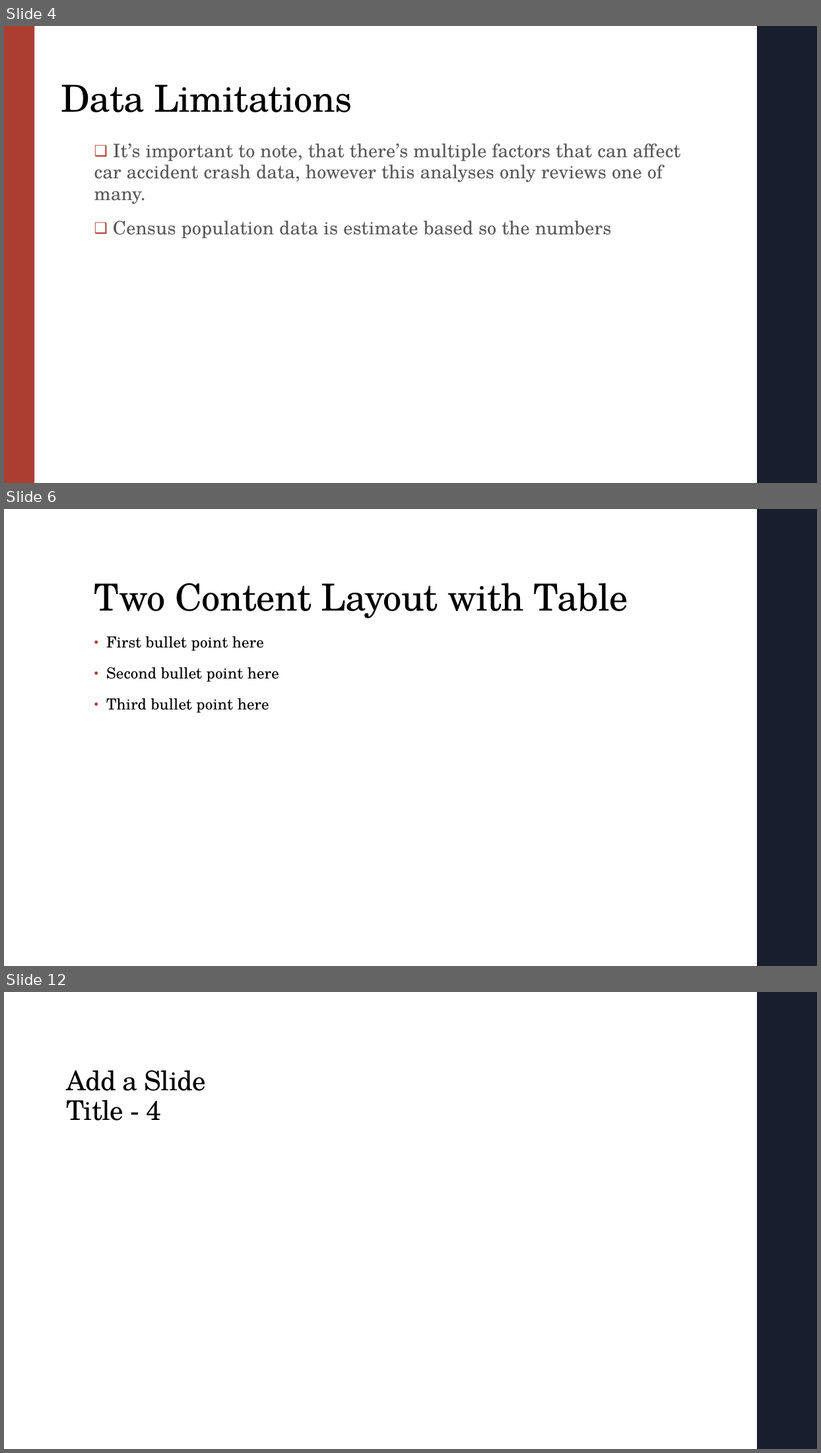
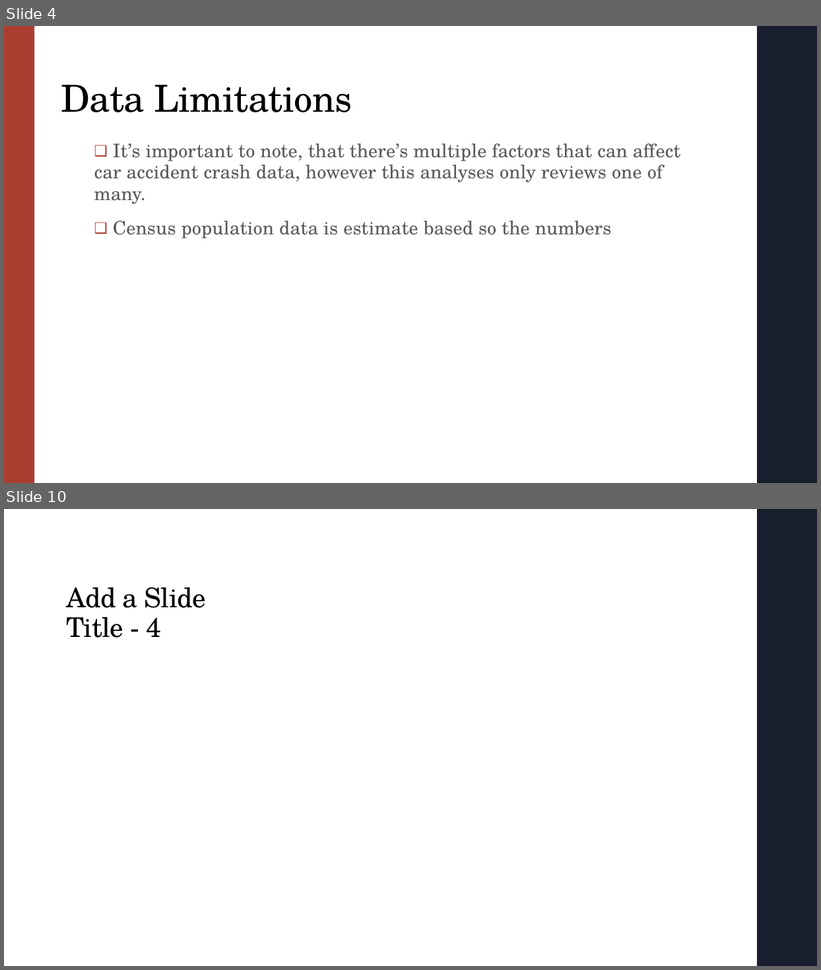
Before and after one commit to igoike/Capstone, a slide deck: Capstone_Presentation.pptx. Shown one above the other, each under a label of ours: slides 4, 6 and 12 before the commit, slides 4 and 10 after it; the slides between them are not shown. The pictures are 821x1453 and 821x970 pixels, drawn with LibreOffice and Linux fonts; fonts in the diff are those of the drawing. Boxes give left, top, right and bottom in pixels: in the first picture for what was removed or moved away, otherwise in the second. Text is boxed around its words. In the diff, an @@ line names an element or a change of style, - is before the commit and + after.

```diff
--- a/Capstone_Presentation.pptx
+++ b/Capstone_Presentation.pptx
@@ slide 6 removed at [4, 509, 817, 966], background #FFFFFF; not listed: 1 template element that a slide beside it also shows @@
@@ title removed at [94, 583, 628, 619] @@
-Two Content Layout with Table
@@ text removed at [106, 636, 279, 713] @@
-• First bullet point here
-• Second bullet point here
-• Third bullet point here
@@ what was slide 12 is now slide 10 @@
```
Also in this commit, not shown: 2 slides changed, 4 slides added, 5 other slides removed, 31 other files.
